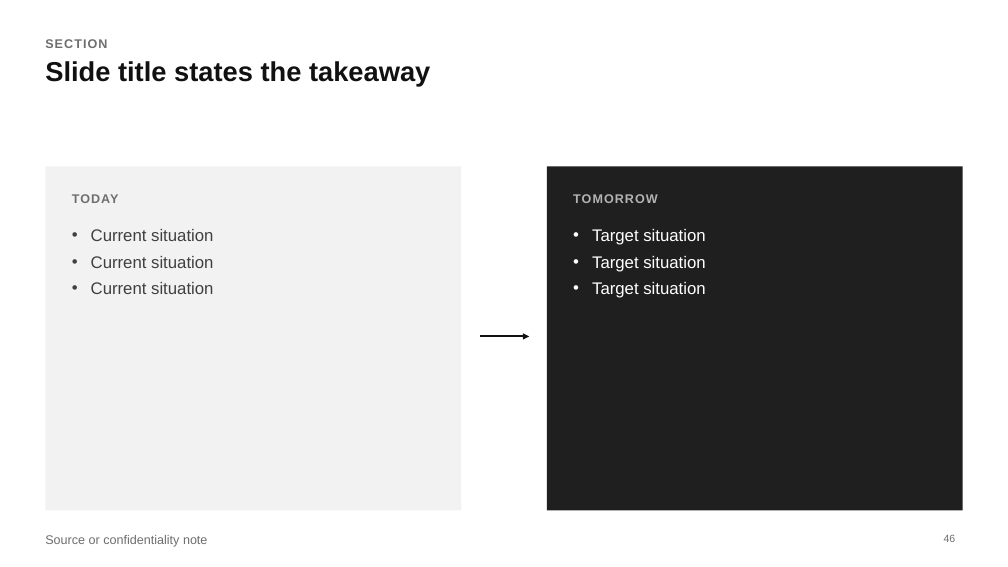
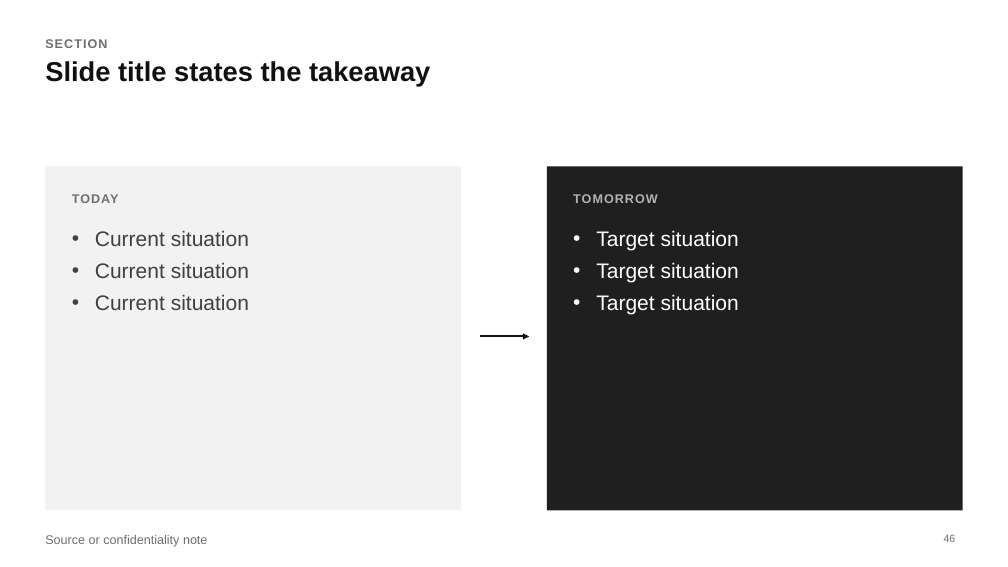
Before and after one commit to MaximeRumpler/Make_Clean_PPTX, a slide deck: slide 46 of skills/make-clean-pptx/assets/layouts.pptx. Drawn at 1008x567 pixels with LibreOffice and Linux fonts; fonts in the diff are those of the drawing. Boxes give left, top, right and bottom in pixels: in the first picture for what was removed or moved away, otherwise in the second. Text is boxed around its words. In the diff, an @@ line names an element or a change of style, - is before the commit and + after.

```diff
--- a/skills/make-clean-pptx/assets/layouts.pptx
+++ b/skills/make-clean-pptx/assets/layouts.pptx
@@ text "Current situation" at bbox=[95, 230, 249, 310]: size 16 to 20 pt; indent changed @@
@@ text "Target situation" at bbox=[596, 230, 739, 314]: size 16 to 20 pt; indent changed @@
```
Also in this commit, not shown: 6 other slides changed, 12 other files.
